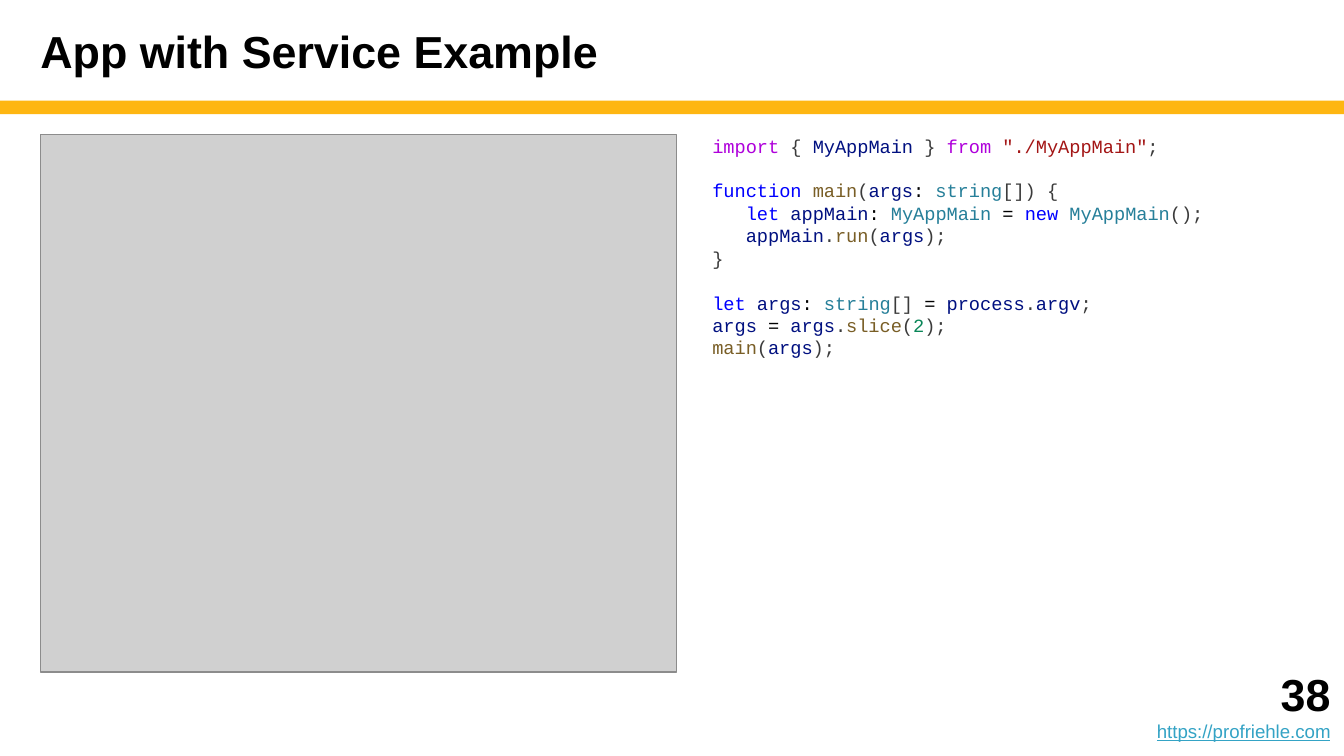
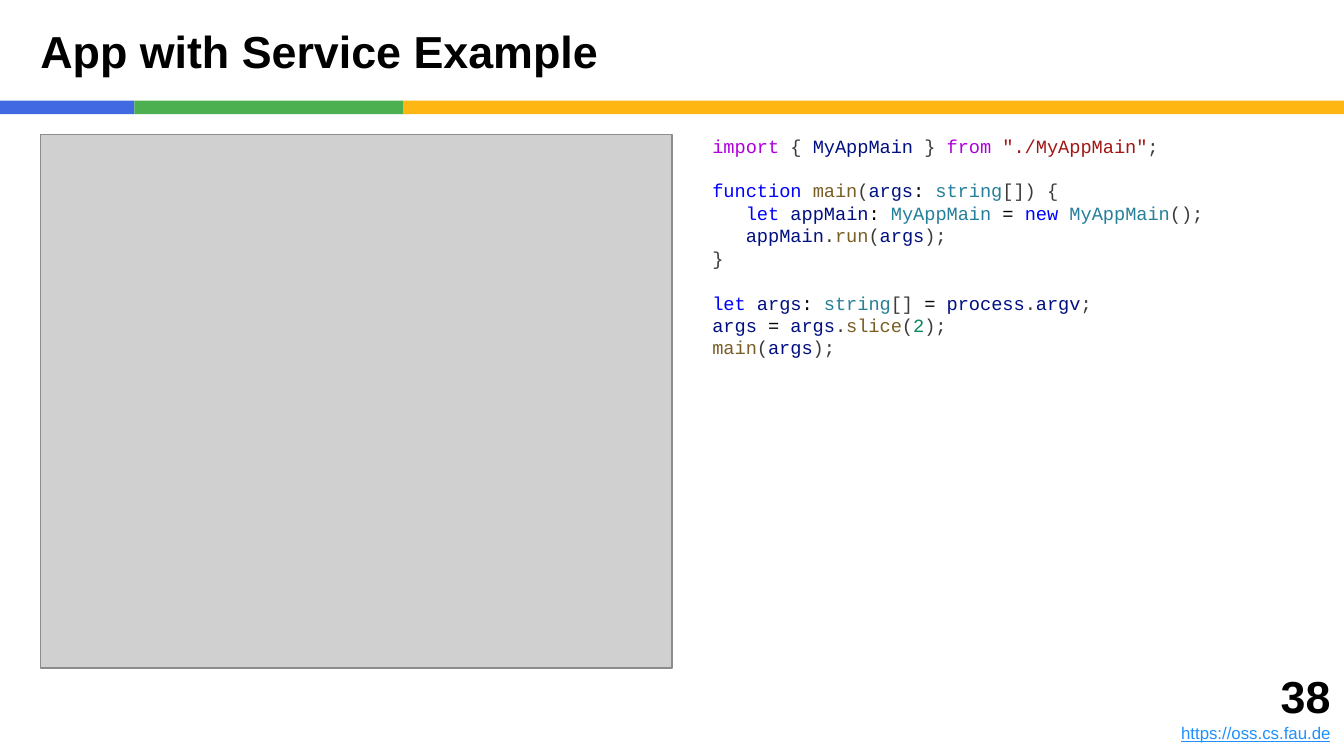
Before and after one commit to dirkriehle/adap-course, a slide deck: slide 38 of Lecture slides/ADAP B03 - Subtyping and Inheritance.pptx. Drawn at 1344x756 pixels with LibreOffice and Linux fonts; fonts in the diff are those of the drawing; grey boxes stand for pictures. Boxes give left, top, right and bottom in pixels: in the first picture for what was removed or moved away, otherwise in the second. Text is boxed around its words. In the diff, an @@ line names an element or a change of style, - is before the commit and + after.

```diff
--- a/Lecture slides/ADAP B03 - Subtyping and Inheritance.pptx
+++ b/Lecture slides/ADAP B03 - Subtyping and Inheritance.pptx
@@ rectangle added at (0, 101, 134, 114), fill #4169E1 @@
@@ rectangle added at (134, 101, 403, 114), fill #4CAF50 @@
@@ rectangle: place and size @@
-rectangle at (0, 101, 1344, 114)
+rectangle at (403, 101, 1344, 114)
@@ picture: place and size @@
-picture at (40, 134, 676, 672)
+picture at (40, 134, 672, 668)
@@ text: place and size @@
-text at (1157, 679, 1331, 742)
+text at (1181, 681, 1331, 743)
@@ text at (1181, 726, 1330, 743): text changed; size 10 to 9 pt; text colour #34A3C5 to #1E90FF @@
-https://profriehle.com
+https://oss.cs.fau.de
```
Also in this commit, not shown: 44 other slides changed, 17 other files.
